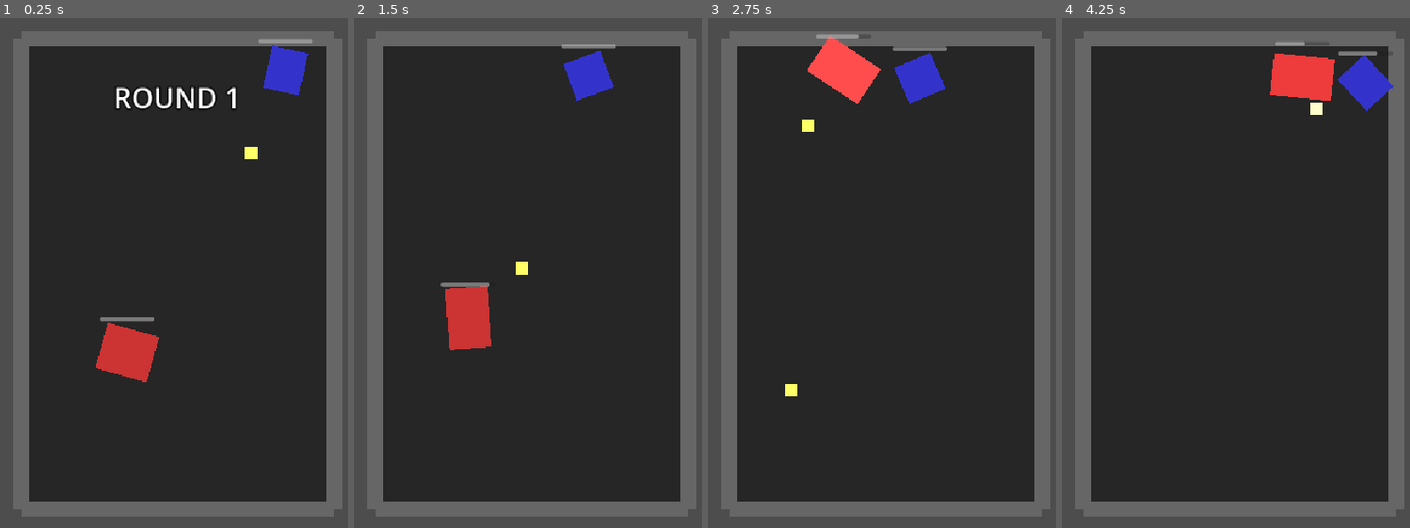
Above: before the commit, frames 1-4 (left to right).
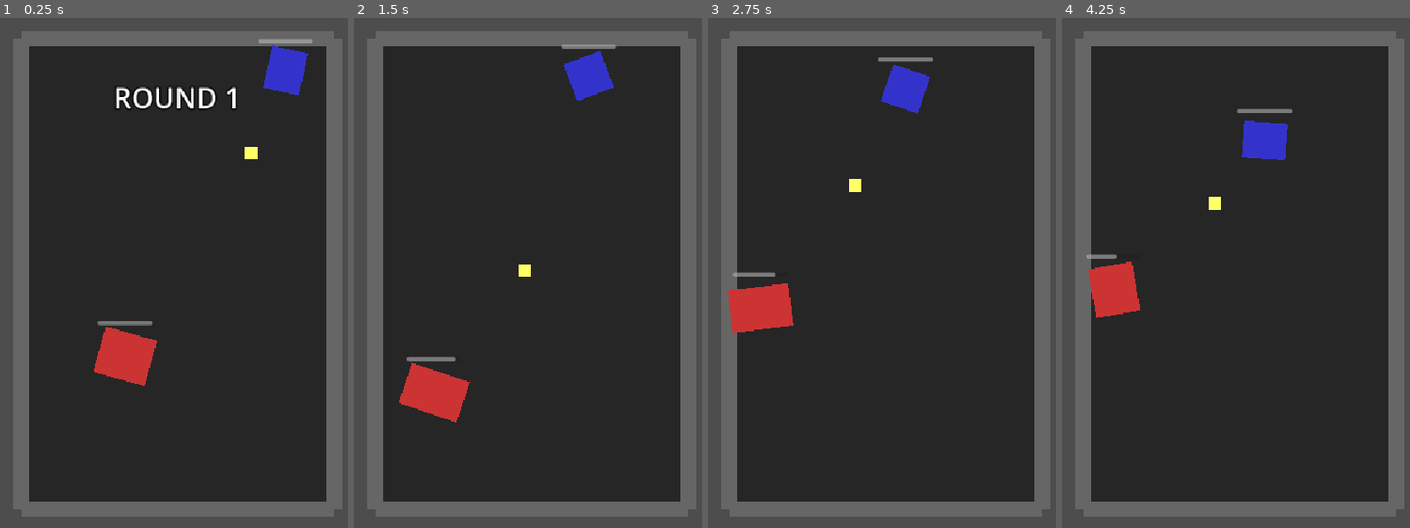
Above: after the commit, the same moments.

Repository: jiexdrop/tiktok_2
Game: Godot game, scene res://main.tscn
Same seed, same stepped clock (60 frames per second), same inputs: the game is played once before the commit and once after it.
Inputs:
- Up to frame 1 (0.25 s): no input
- Up to frame 2 (1.5 s): no input
- Up to frame 3 (2.75 s): no input
- Up to frame 4 (4.25 s): no input

The runs differ from the first frame. In frame 1, 0.6% of the frame differs, in the area x 27-79%, y 6-73%; in frame 2, 3.3%; in frame 3, 4.5%; in frame 4, 5.0%, in the area x 7-96%, y 4-59%.

Commit message:
removed .godot

Diff:
--- a/melee_fighter.gd
+++ b/melee_fighter.gd
@@ -4,26 +4,52 @@
 @export var charge_force: float = 800.0
 @export var charge_duration: float = 0.3
 @export var dash_boost: float = 1.5
+@export var retreat_distance: float = 120.0  # Distance to maintain after charge
+@export var retreat_speed: float = 1.2  # Multiplier for retreat speed
 
 var is_charging: bool = false
+var is_retreating: bool = false
+var retreat_timer: float = 0.0
+var retreat_duration: float = 0.5  # How long to retreat for
 
 func _ready():
 	super._ready() # Calls the base Fighter _ready()
 	body_entered.connect(_on_body_entered)
 
+func _physics_process(delta):
+	super._physics_process(delta)
+
+	# Handle retreat timer
+	if is_retreating:
+		retreat_timer -= delta
+		if retreat_timer <= 0:
+			is_retreating = false
+
 func move_towards_target():
-	# Melee fighter is more aggressive - always direct chase
+	if not target or not is_instance_valid(target):
+		return
+
 	var direction = (target.global_position - global_position).normalized()
 	var distance = global_position.distance_to(target.global_position)
 
+	# Retreat after charge
+	if is_retreating:
+		# Move away from target
+		apply_central_force(-direction * move_speed * retreat_speed)
+		return
+
+	# Don't move while charging
+	if is_charging:
+		return
+
 	# Dash when close but not charging
-	if distance < 150.0 and not is_charging:
+	if distance < 150.0:
 		apply_central_force(direction * move_speed * dash_boost)
 	else:
 		apply_central_force(direction * move_speed)
 
 func perform_attack():
-	if is_charging:
+	if is_charging or is_retreating:
 		return
 
 	attack_sound.play()
@@ -39,6 +65,11 @@
 
 	await get_tree().create_timer(charge_duration).timeout
 	is_charging = false
+
+	# Start retreating after charge
+	is_retreating = true
+	retreat_timer = retreat_duration
+
 	start_attack_cooldown()
 
 func _on_body_entered(body):
@@ -47,3 +78,7 @@
 		# Bounce back a bit
 		var bounce_dir = (global_position - body.global_position).normalized()
 		apply_central_impulse(bounce_dir * 200.0)
+
+		# Immediately start retreating on hit
+		is_retreating = true
+		retreat_timer = retreat_duration
Not shown, changed: .gitignore
